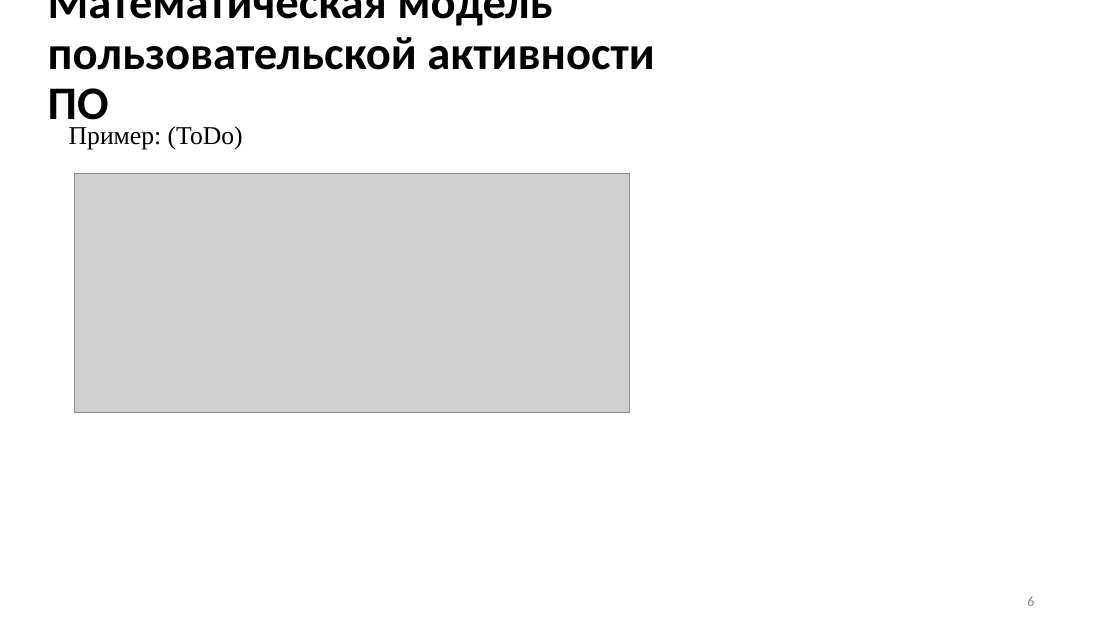
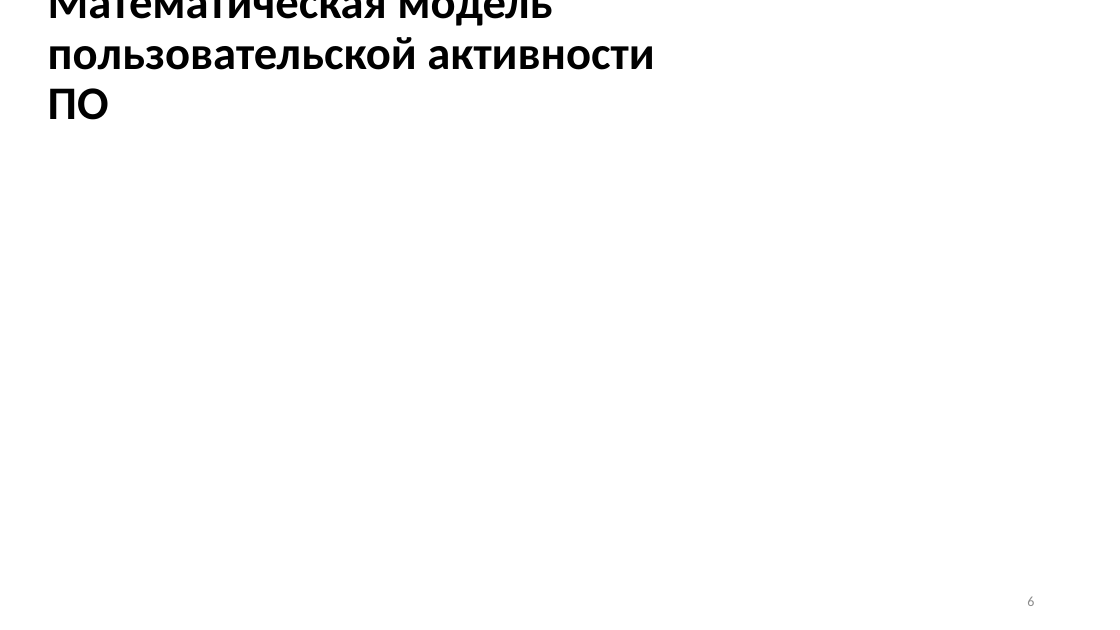
Before and after one commit to Inlucker/7semestr, a slide deck: slide 6 of НИР и ВКР/Презентация/ПронинАС_НИР_презентация.pptx. Drawn at 1120x630 pixels with LibreOffice and Linux fonts; fonts in the diff are those of the drawing; grey boxes stand for pictures. Boxes give left, top, right and bottom in pixels: in the first picture for what was removed or moved away, otherwise in the second. Text is boxed around its words. In the diff, an @@ line names an element or a change of style, - is before the commit and + after.

```diff
--- a/НИР и ВКР/Презентация/ПронинАС_НИР_презентация.pptx
+++ b/НИР и ВКР/Презентация/ПронинАС_НИР_презентация.pptx
@@ text removed at (69, 126, 243, 150) @@
-Пример: (ToDo)
@@ picture removed at (75, 174, 630, 413) @@
```
Also in this commit, not shown: 3 other slides changed, 1 slide added, 1 slide removed, 3 other files.
